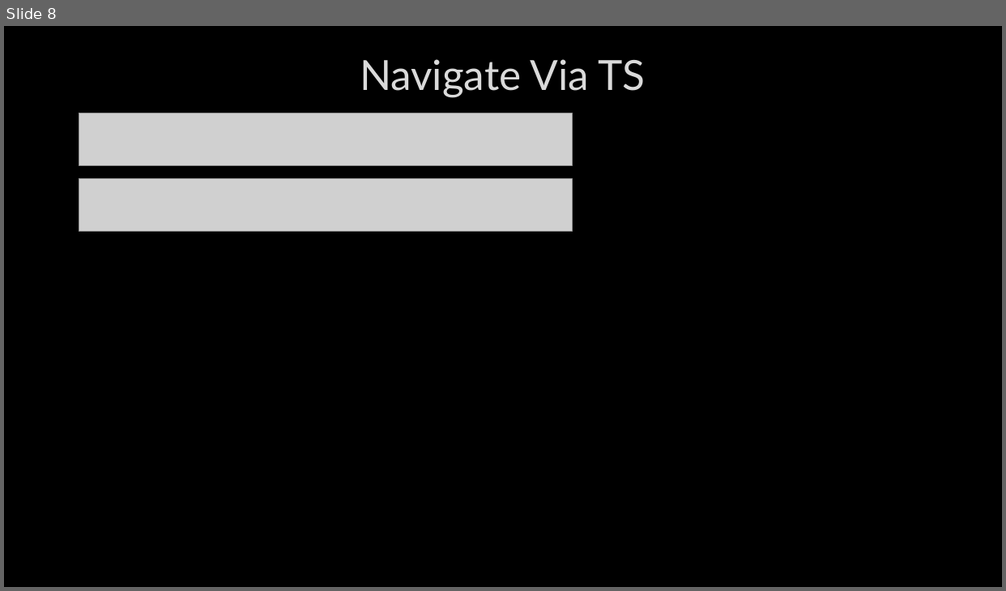
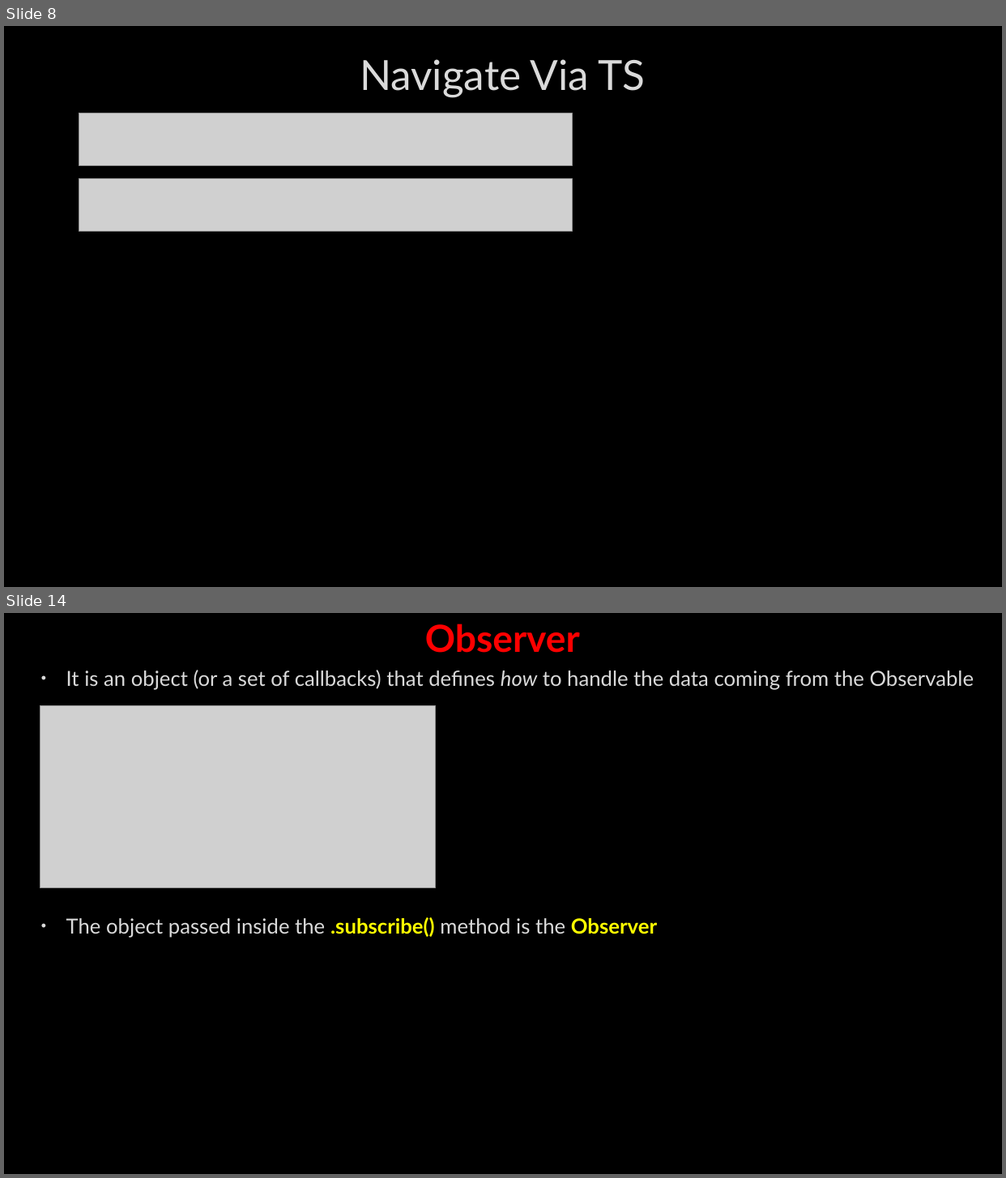
Before and after one commit to AhmedMohamedSamir1/Summary, a slide deck: Angular & type script/Angular.pptx. Shown one above the other, each under a label of ours: slide 8 before the commit, slides 8 and 14 after it; the slides between them are not shown. The pictures are 1006x591 and 1006x1178 pixels, drawn with LibreOffice and Linux fonts; fonts in the diff are those of the drawing; grey boxes stand for pictures; background and template pictures are left out. Boxes give left, top, right and bottom in pixels: in the first picture for what was removed or moved away, otherwise in the second. Text is boxed around its words. In the diff, an @@ line names an element or a change of style, - is before the commit and + after.

```diff
--- a/Angular & type script/Angular.pptx
+++ b/Angular & type script/Angular.pptx
@@ slide 14 added at (4, 613, 1002, 1174), background picture (left out) @@
@@ title added at (425, 624, 580, 653), 36 pt, text #FF0000, bold @@
+Observer
@@ text added at (66, 670, 974, 938), 20 pt, text #DADADA @@
+• It is an object (or a set of callbacks) that defines how to handle the data coming from the Observable
+• The object passed inside the .subscribe() method is the Observer
@@ picture added at (40, 706, 435, 888) @@
```
Also in this commit, not shown: 5 slides changed, 6 other slides added, 1 slide removed, 5 other files.
